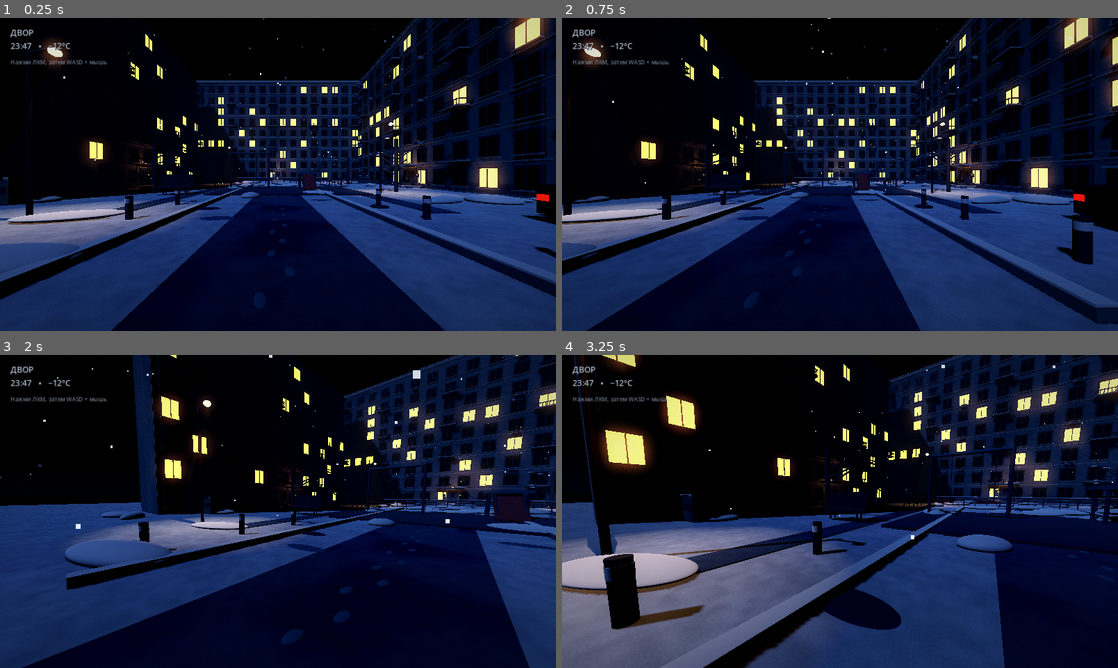
Above: before the commit, frames 1-4 (two rows, left to right).
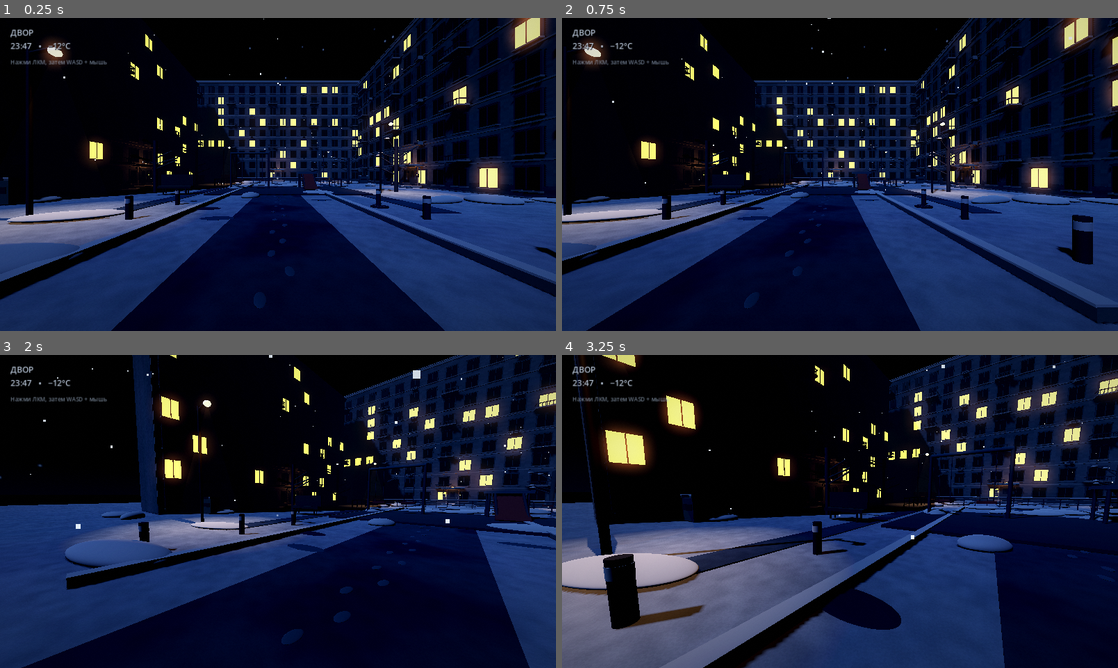
Above: after the commit, the same moments.

Repository: HelterFall/-
Game: Godot game, scene res://main.tscn
The game is run twice, just before and just after one commit, with the same random seed, the same clock (stepped at 60 frames per second) and the same inputs.
Inputs (mouse positions are in pixels of both pictures, inside the frame that each line leads up to):
- Up to frame 1 (0.25 s): no input
- Up to frame 2 (0.75 s): tap Enter at 0.5 s; move the mouse to (962, 158) at 0.52 s; hold D from 0.53 s (still down); click (962, 158) at 0.67 s
- Up to frame 3 (2 s): move the mouse to (250, 511) at 1.27 s; release D at 1.28 s; hold W from 1.28 s (still down)
- Up to frame 4 (3.25 s): keep holding W; move the mouse to (851, 505) at 2.02 s; move the mouse to (834, 517) at 2.77 s; click (834, 517) at 2.92 s

The runs differ from the first frame. In frame 1, 0.4% of the frame differs, in the area x 93-100%, y 53-66%; in frame 2, 0.9%, in the area x 89-100%, y 46-69%; in frame 3, less than 0.1%; in frame 4, less than 0.1%.
Error after the commit: Parse Error: Cannot infer the type of "z" variable because the value doesn't have a set type. (res://vehicle_visuals.gd:85)

Commit message:
Replace blocky parked car with detailed sculpted sedan

Diff:
--- a/main.gd
+++ b/main.gd
@@ -314,35 +314,9 @@
 			add_child(cone)
 
 func _build_parked_car() -> void:
-	var car := Node3D.new()
-	car.position = Vector3(10.8, 0.0, 8.8)
-	car.rotation.y = -0.32
-	add_child(car)
-	var body := _material(Color(0.14, 0.19, 0.25), 0.42)
-	var glass := _material(Color(0.025, 0.052, 0.082), 0.20)
-	var tire := _material(Color(0.025, 0.032, 0.042), 0.94)
-	var chrome := _material(Color(0.34, 0.39, 0.44), 0.30)
-	var lamp := _material(Color(0.9, 0.72, 0.48), 0.22, Color(0.9, 0.42, 0.16))
-	var tail_lamp := _material(Color(0.55, 0.11, 0.09), 0.24, Color(0.8, 0.08, 0.04))
-	var snow_cap := _material(Color(0.68, 0.75, 0.84), 0.92)
-	_box(car, Vector3(0.0, 0.78, 0.0), Vector3(4.2, 1.0, 2.0), body)
-	_box(car, Vector3(-0.15, 1.48, 0.0), Vector3(2.45, 0.68, 1.72), body)
-	_box(car, Vector3(-0.15, 1.50, 0.90), Vector3(2.05, 0.48, 0.045), glass)
-	_box(car, Vector3(-0.15, 1.50, -0.90), Vector3(2.05, 0.48, 0.045), glass)
-	_box(car, Vector3(1.08, 1.49, 0.0), Vector3(0.055, 0.46, 1.50), glass)
-	_box(car, Vector3(-1.38, 1.49, 0.0), Vector3(0.055, 0.46, 1.50), glass)
-	_box(car, Vector3(-0.15, 1.87, 0.0), Vector3(2.62, 0.09, 1.86), snow_cap)
-	_box(car, Vector3(1.72, 1.28, 0.0), Vector3(0.50, 0.12, 1.80), snow_cap)
-	for x in [-1.32, 1.32]:
-		for z in [-0.97, 0.97]:
-			var wheel := _cylinder(car, Vector3(x, 0.43, z), 0.43, 0.24, tire)
-			wheel.rotation.x = PI * 0.5
-			var hub := _cylinder(car, Vector3(x, 0.43, z * 1.012), 0.20, 0.255, chrome)
-			hub.rotation.x = PI * 0.5
-	for z in [-0.74, 0.74]:
-		_box(car, Vector3(2.12, 0.84, z), Vector3(0.08, 0.22, 0.34), lamp)
-		_box(car, Vector3(-2.12, 0.84, z), Vector3(0.08, 0.22, 0.34), tail_lamp)
-		_box(car, Vector3(-0.15, 0.92, z * 1.05), Vector3(2.45, 0.055, 0.035), chrome)
+	var vehicle_script: Script = load("res://vehicle_visuals.gd")
+	var vehicle_visuals: RefCounted = vehicle_script.new()
+	vehicle_visuals.call("build", self)
 
 func _build_snowfall() -> void:
 	var flakes := CPUParticles3D.new()
